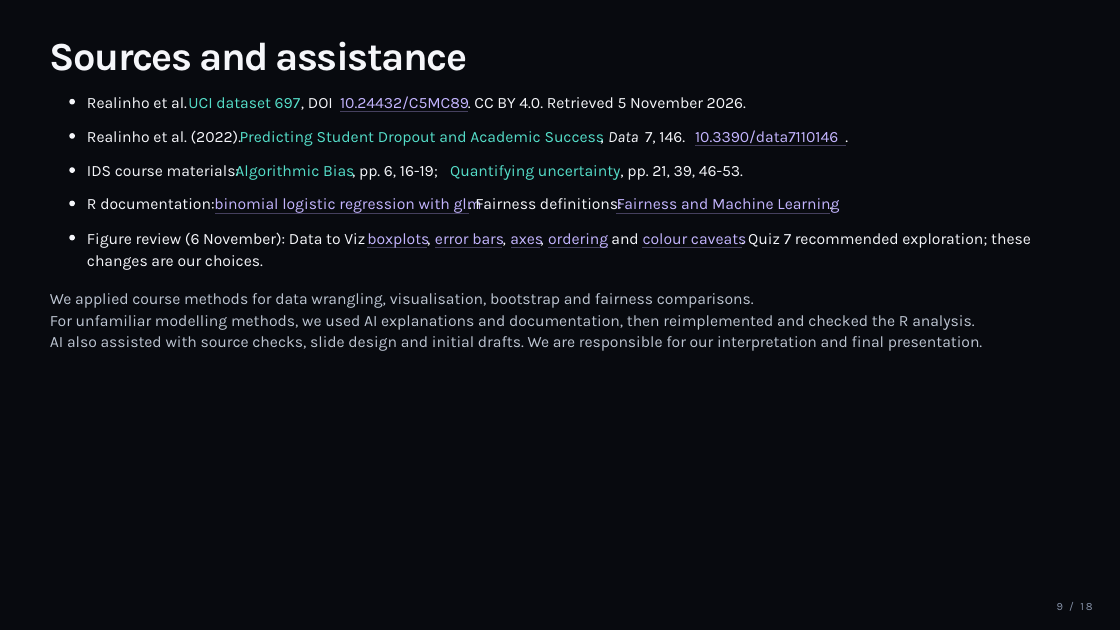
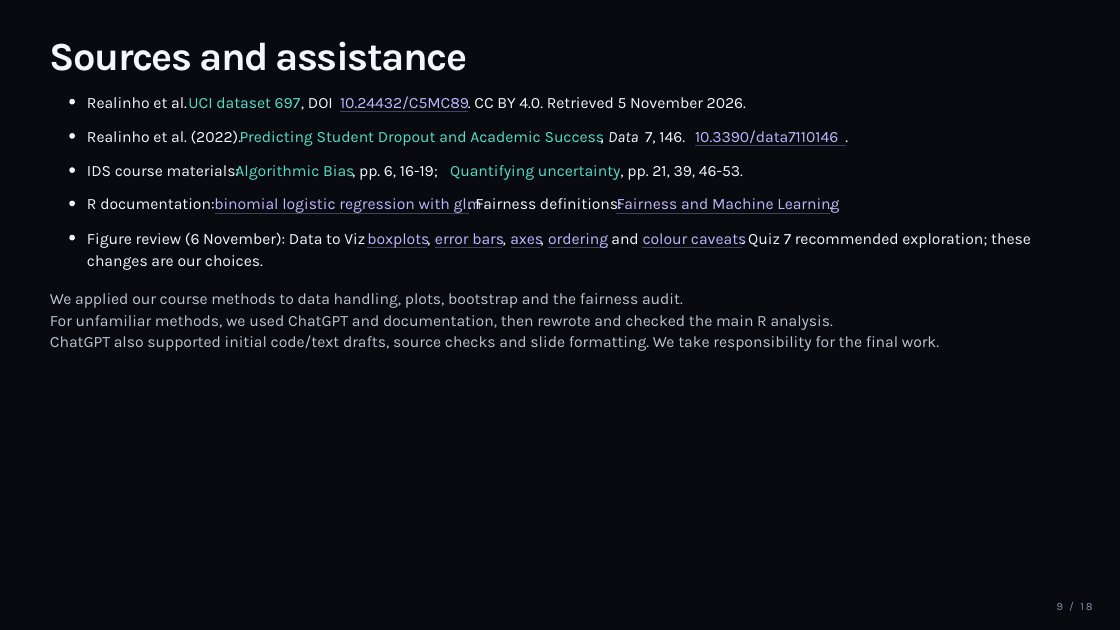
Before and after one commit to Tigershengsheng/ids-project, a slide deck: slide 9 of output/powerpoint/Student_Dropout_Presentation.pptx. Drawn at 1120x630 pixels with LibreOffice and Linux fonts; fonts in the diff are those of the drawing. Boxes give left, top, right and bottom in pixels: in the first picture for what was removed or moved away, otherwise in the second. Text is boxed around its words. In the diff, an @@ line names an element or a change of style, - is before the commit and + after.

Commit message:
Explain course methods and analysis decisions in first person

```diff
--- a/output/powerpoint/Student_Dropout_Presentation.pptx
+++ b/output/powerpoint/Student_Dropout_Presentation.pptx
@@ text at [50,293,683,308]: text changed @@
-We applied course methods for data wrangling, visualisation, bootstrap and fairness comparisons.
+We applied our course methods to data handling, plots, bootstrap and the fairness audit.
@@ text at [50,315,833,330]: text changed @@
-For unfamiliar modelling methods, we used AI explanations and documentation, then reimplemented and checked the R analysis.
+For unfamiliar methods, we used ChatGPT and documentation, then rewrote and checked the main R analysis.
@@ text at [50,335,898,351]: text changed @@
-AI also assisted with source checks, slide design and initial drafts. We are responsible for our interpretation and final presentation.
+ChatGPT also supported initial code/text drafts, source checks and slide formatting. We take responsibility for the final work.
```
Also in this commit, not shown: 3 other slides changed, 27 other files.
